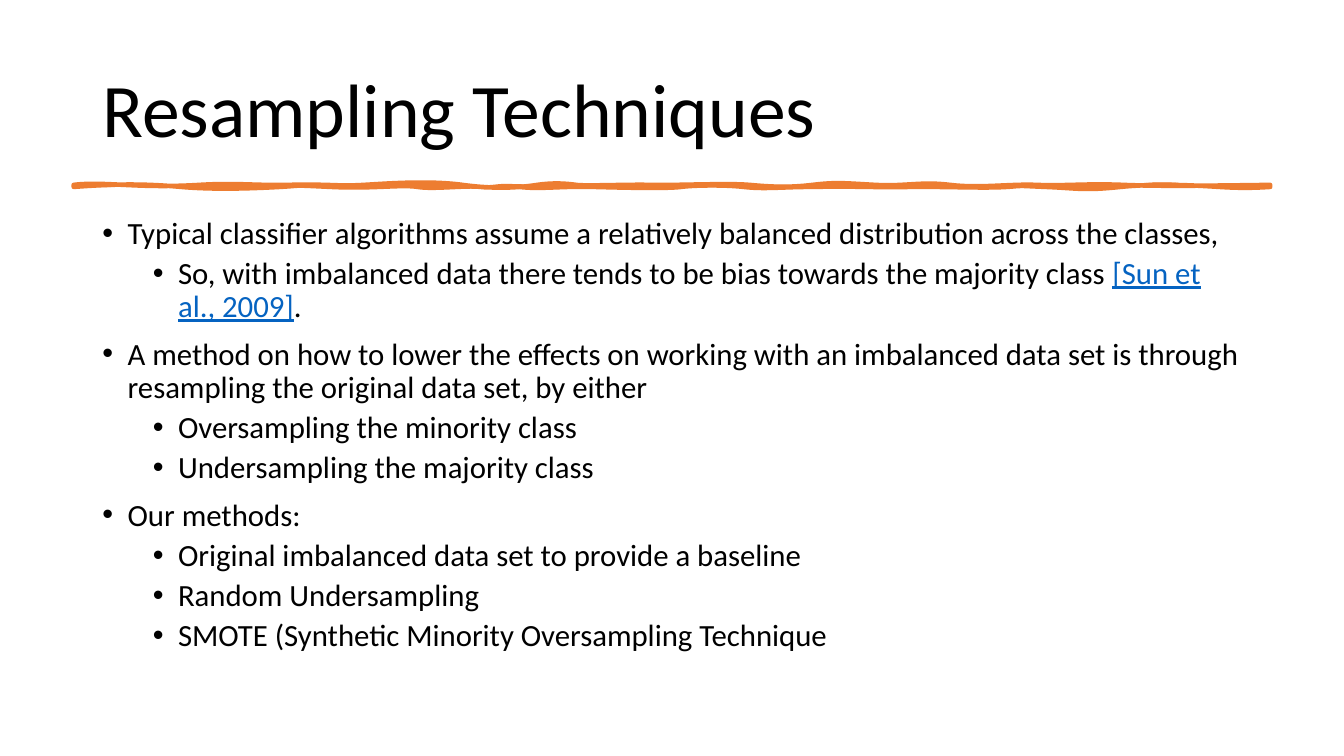
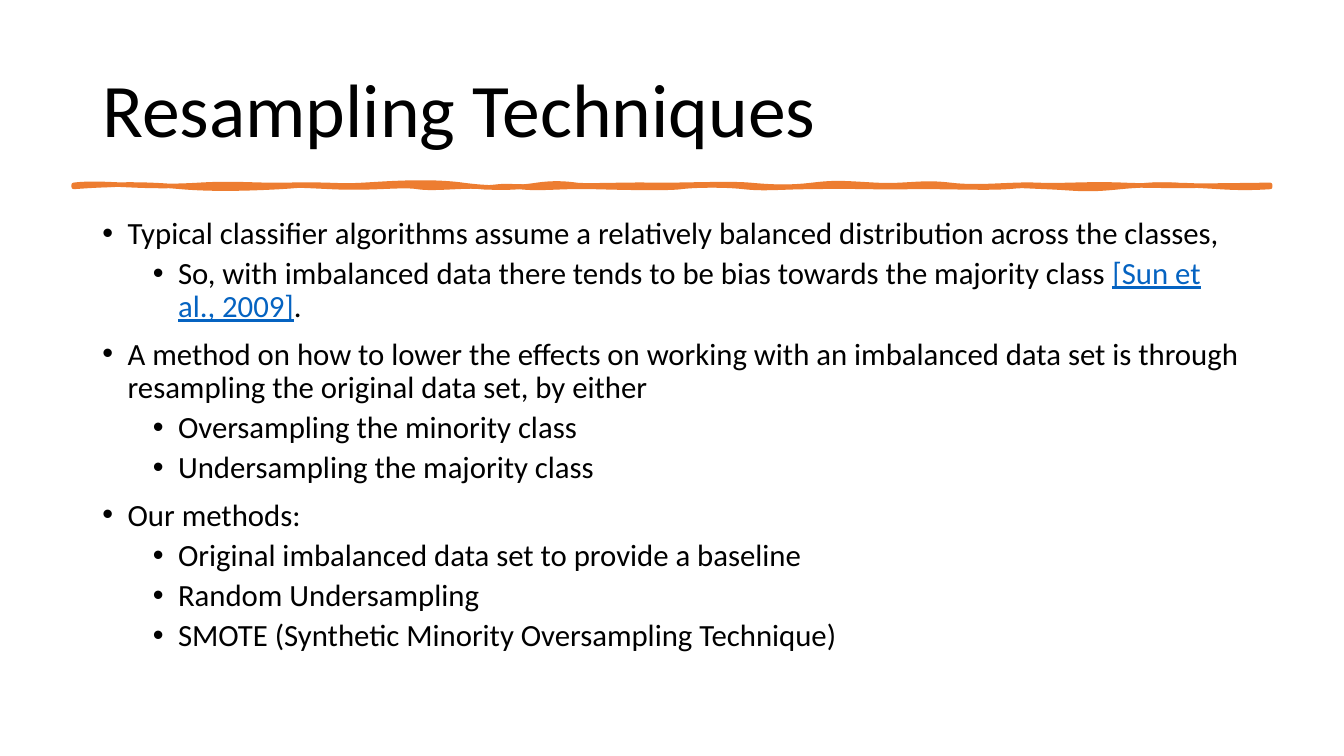
Before and after one commit to earobinson95/Statistical-Learning-Project-UNL-STAT983, a slide deck: slide 5 of presentation/final-presentation.pptx. Drawn at 1344x756 pixels with LibreOffice and Linux fonts; fonts in the diff are those of the drawing. Boxes give left, top, right and bottom in pixels: in the first picture for what was removed or moved away, otherwise in the second. Text is boxed around its words. In the diff, an @@ line names an element or a change of style, - is before the commit and + after.

```diff
--- a/presentation/final-presentation.pptx
+++ b/presentation/final-presentation.pptx
@@ text at bbox=[178, 623, 836, 652]: text changed @@
-  • SMOTE (Synthetic Minority Oversampling Technique
+  • SMOTE (Synthetic Minority Oversampling Technique)
```
Also in this commit, not shown: 3 other files.
